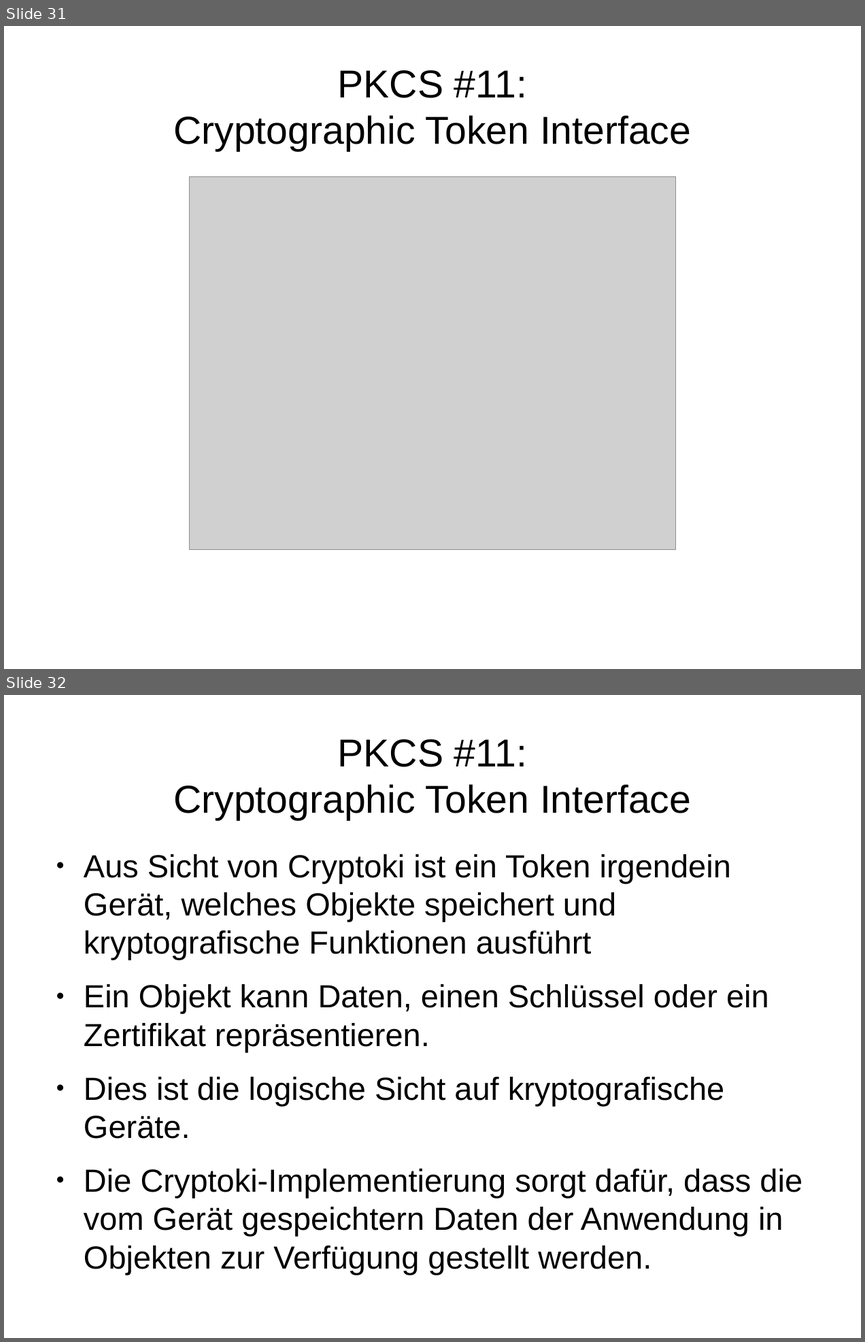
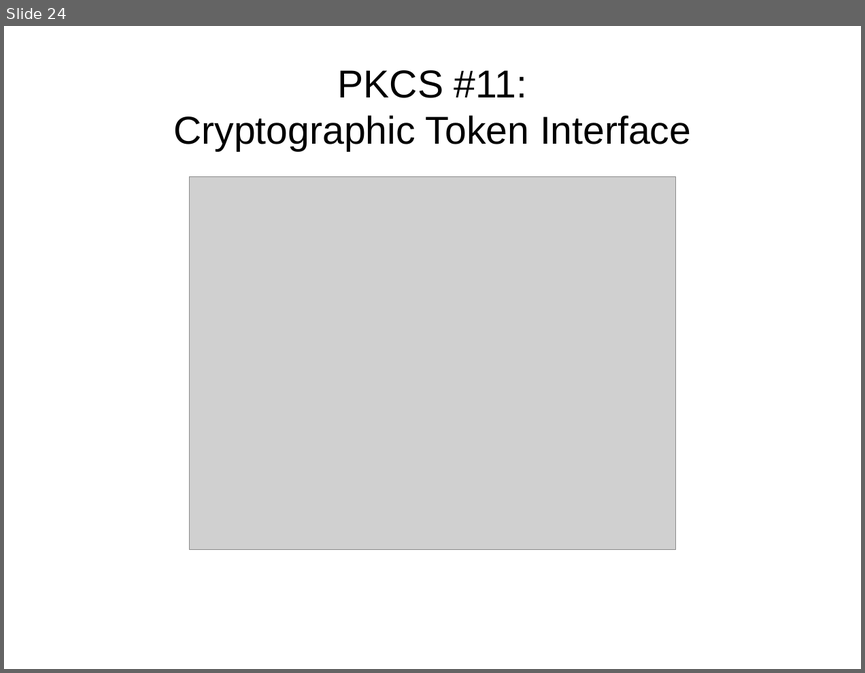
Before and after one commit to FFHS-Inf-2010-students/sa-krypt, a slide deck: pres/praesentation.odp. Shown one above the other, each under a label of ours: slides 31 and 32 before the commit, slide 24 after it. The pictures are 865x1342 and 865x673 pixels, drawn with LibreOffice and Linux fonts; fonts in the diff are those of the drawing; grey boxes stand for pictures. Boxes give left, top, right and bottom in pixels: in the first picture for what was removed or moved away, otherwise in the second. Text is boxed around its words. In the diff, an @@ line names an element or a change of style, - is before the commit and + after.

Commit message:
PKCS 3, 12, 15 hinzufügen

```diff
--- a/pres/praesentation.odp
+++ b/pres/praesentation.odp
@@ slide 32 removed at [4,695,861,1338], background #FFFFFF @@
@@ title removed at [173,739,691,820] @@
-PKCS #11:
-Cryptographic Token Interface
@@ text removed at [84,854,802,1236] @@
-● Aus Sicht von Cryptoki ist ein Token irgendein Gerät, welches Objekte speichert und kryptografische Funktionen ausführt
-● Ein Objekt kann Daten, einen Schlüssel oder ein Zertifikat repräsentieren.
-● Dies ist die logische Sicht auf kryptografische Geräte.
-● Die Cryptoki-Implementierung sorgt dafür, dass die vom Gerät gespeichtern Daten der Anwendung in Objekten zur Verfügung gestellt werden.
@@ what was slide 31 is now slide 24 @@
```
Also in this commit, not shown: 22 other slides changed, 10 slides added, 13 other slides removed, 2 other files.
